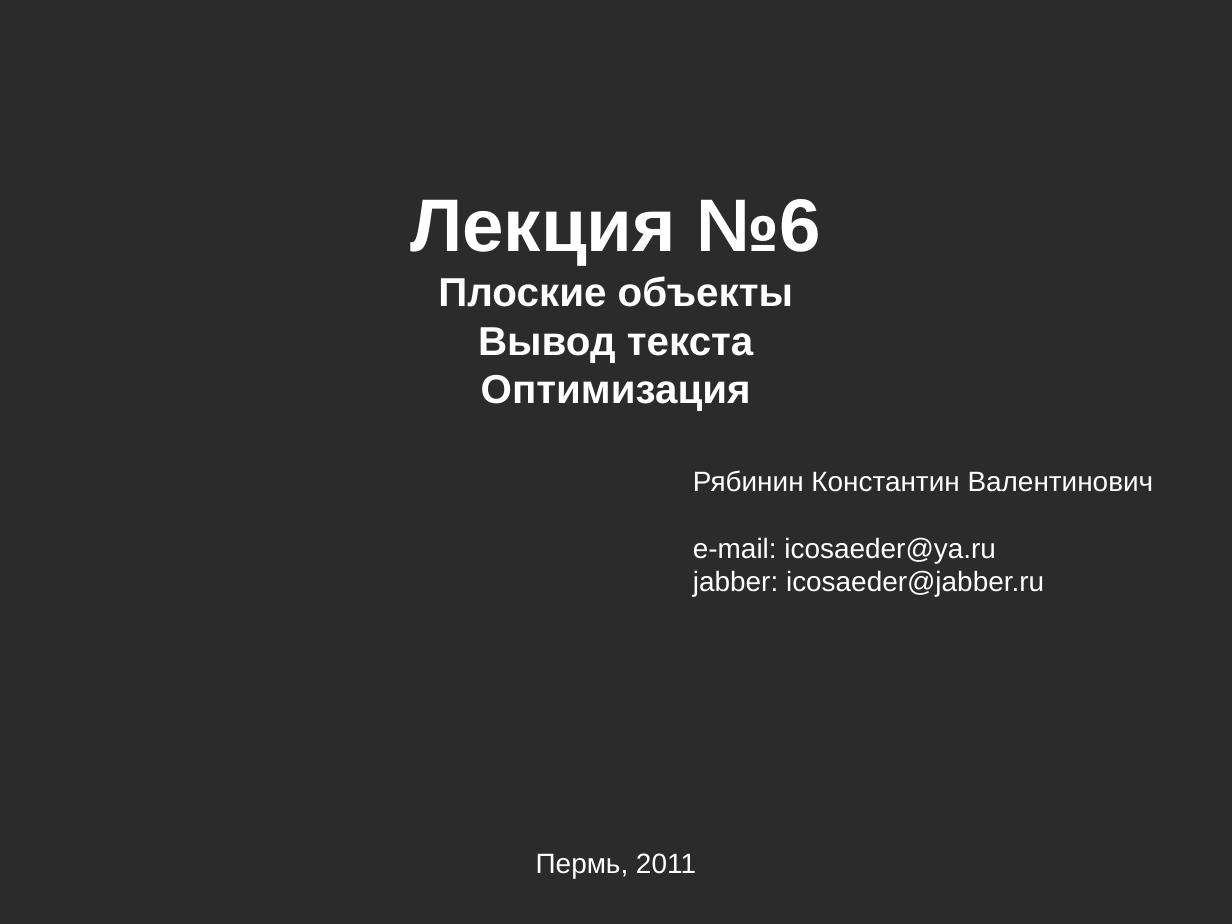
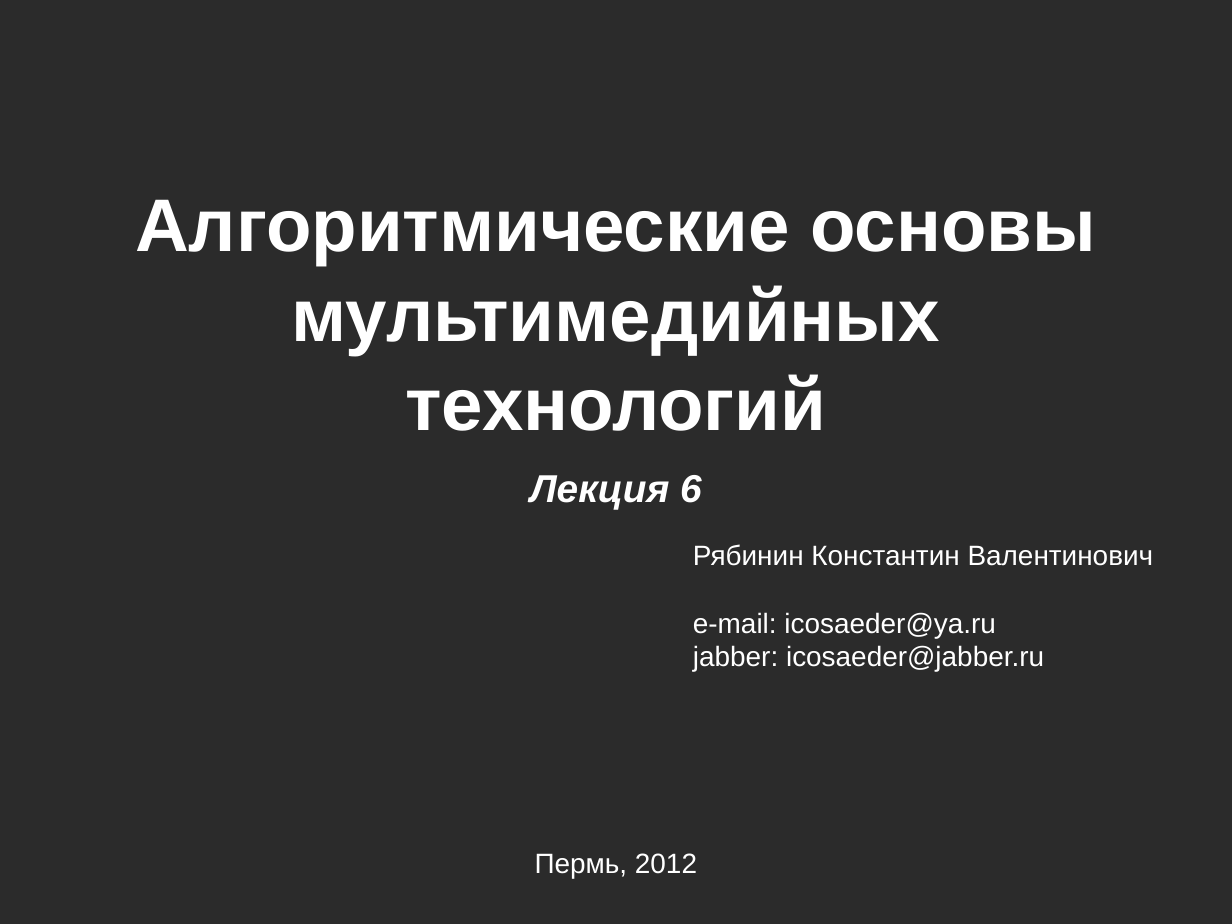
Before and after one commit to icosaeder/mmtech-lect, a slide deck: slide 1 of Лекции/Лекция №6/Лекция №6.odp. Drawn at 1232x924 pixels with LibreOffice and Linux fonts; fonts in the diff are those of the drawing; background and template pictures are left out; a plain dark background stands for a picture behind light text. Boxes give left, top, right and bottom in pixels: in the first picture for what was removed or moved away, otherwise in the second. Text is boxed around its words. In the diff, an @@ line names an element or a change of style, - is before the commit and + after.

Commit message:
update lectures 6 and 7

```diff
--- a/Лекции/Лекция №6/Лекция №6.odp
+++ b/Лекции/Лекция №6/Лекция №6.odp
@@ text added at box(135, 199, 1096, 510), 48 pt, text #FFFFFF, bold @@
+Алгоритмические основы мультимедийных технологий
+Лекция 6
@@ text removed at box(410, 199, 821, 411) @@
-Лекция №6
-Плоские объекты
-Вывод текста
-Оптимизация
@@ text "Рябинин Константин Валентинович": place and size @@
-text "Рябинин Константин Валентинович" at box(693, 470, 1154, 596)
+text "Рябинин Константин Валентинович" at box(693, 544, 1154, 671)
@@ text at box(535, 853, 697, 879): text changed @@
-Пермь, 2011
+Пермь, 2012
```
Also in this commit, not shown: 9 other files.
